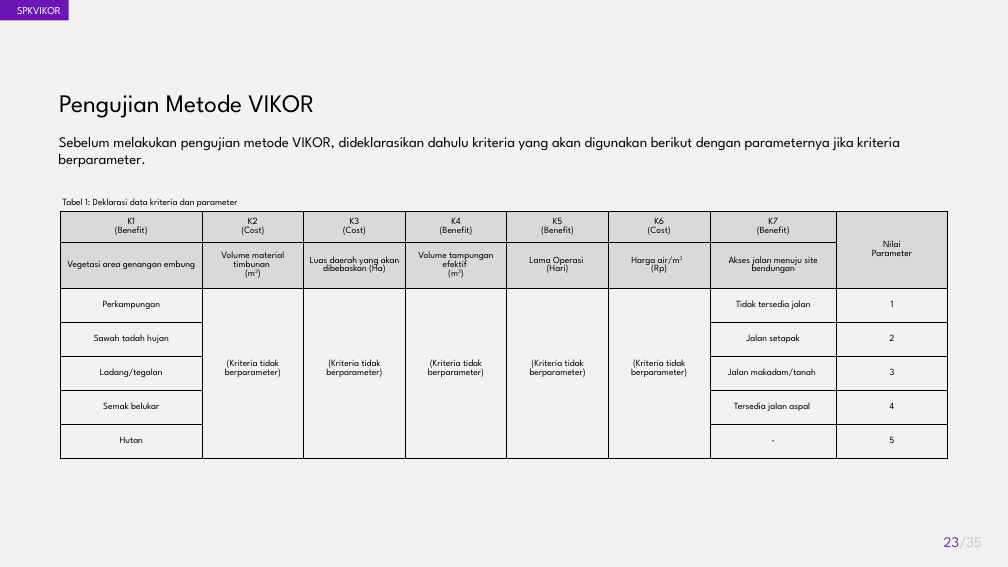
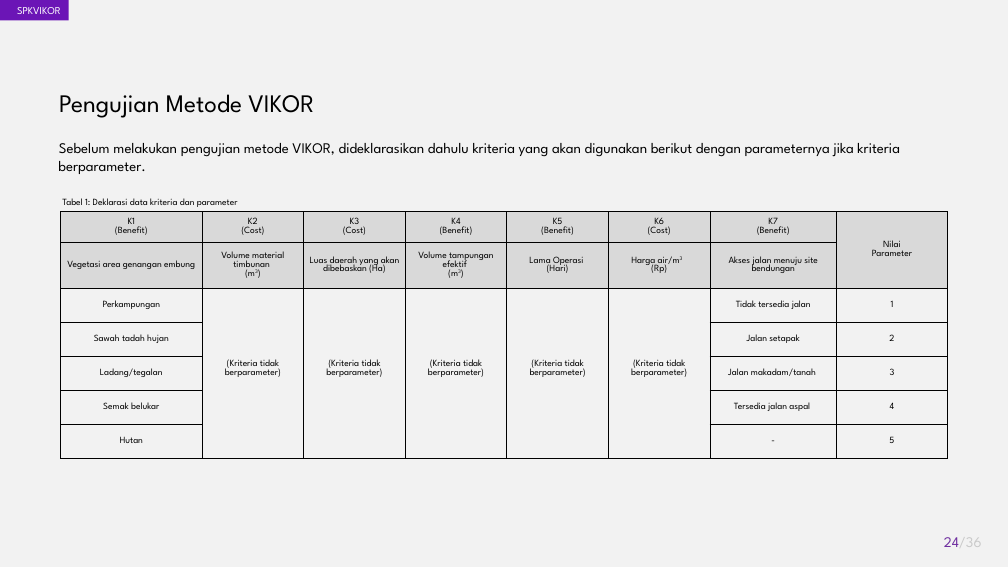
Before and after one commit to akhmadali7/TugasAkhir, a slide deck: slide 24 of PPT - TA - Akhmad Ali Sajidin.pptx (slide 23 before the commit). Drawn at 1008x567 pixels with LibreOffice and Linux fonts; fonts in the diff are those of the drawing. Boxes give left, top, right and bottom in pixels: in the first picture for what was removed or moved away, otherwise in the second. Text is boxed around its words. In the diff, an @@ line names an element or a change of style, - is before the commit and + after.

```diff
--- a/PPT - TA - Akhmad Ali Sajidin.pptx
+++ b/PPT - TA - Akhmad Ali Sajidin.pptx
@@ text "Sebelum melakukan pengujian metode VIKOR, ..." moved from (x1=58, y1=137, x2=900, y2=167) to (x1=58, y1=143, x2=900, y2=174) @@
@@ page number at (x1=944, y1=537, x2=982, y2=547): text changed @@
-23/35
+24/36
```
Also in this commit, not shown: 8 other slides changed, 1 slide added, 1 other file.
